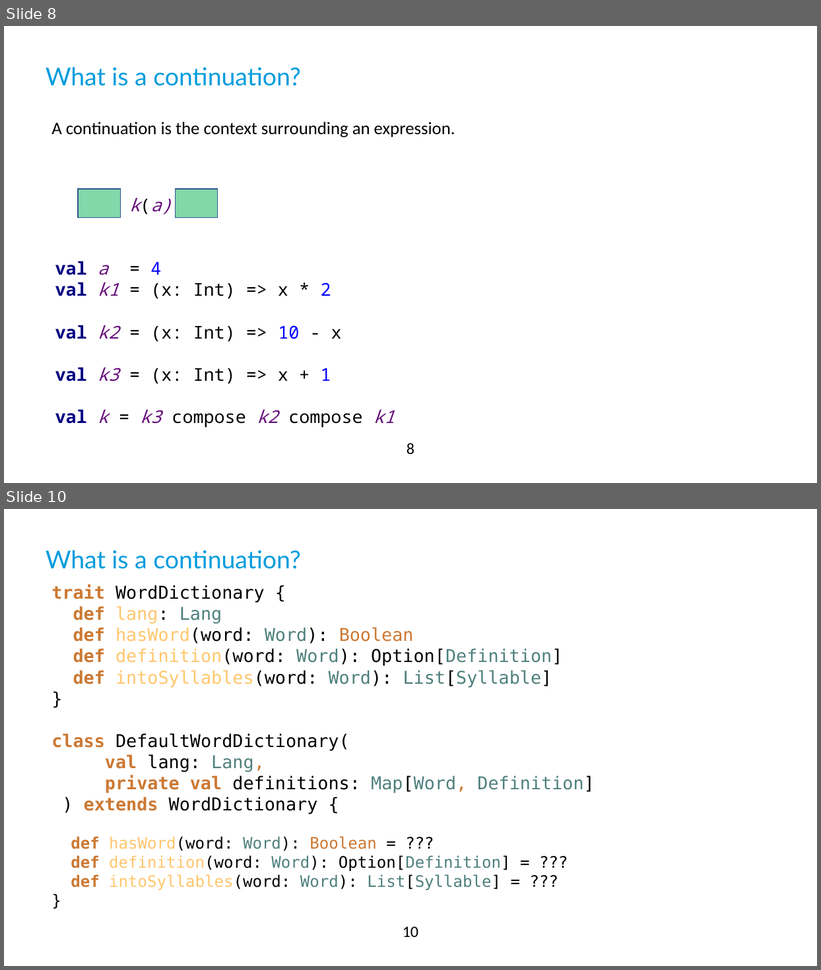
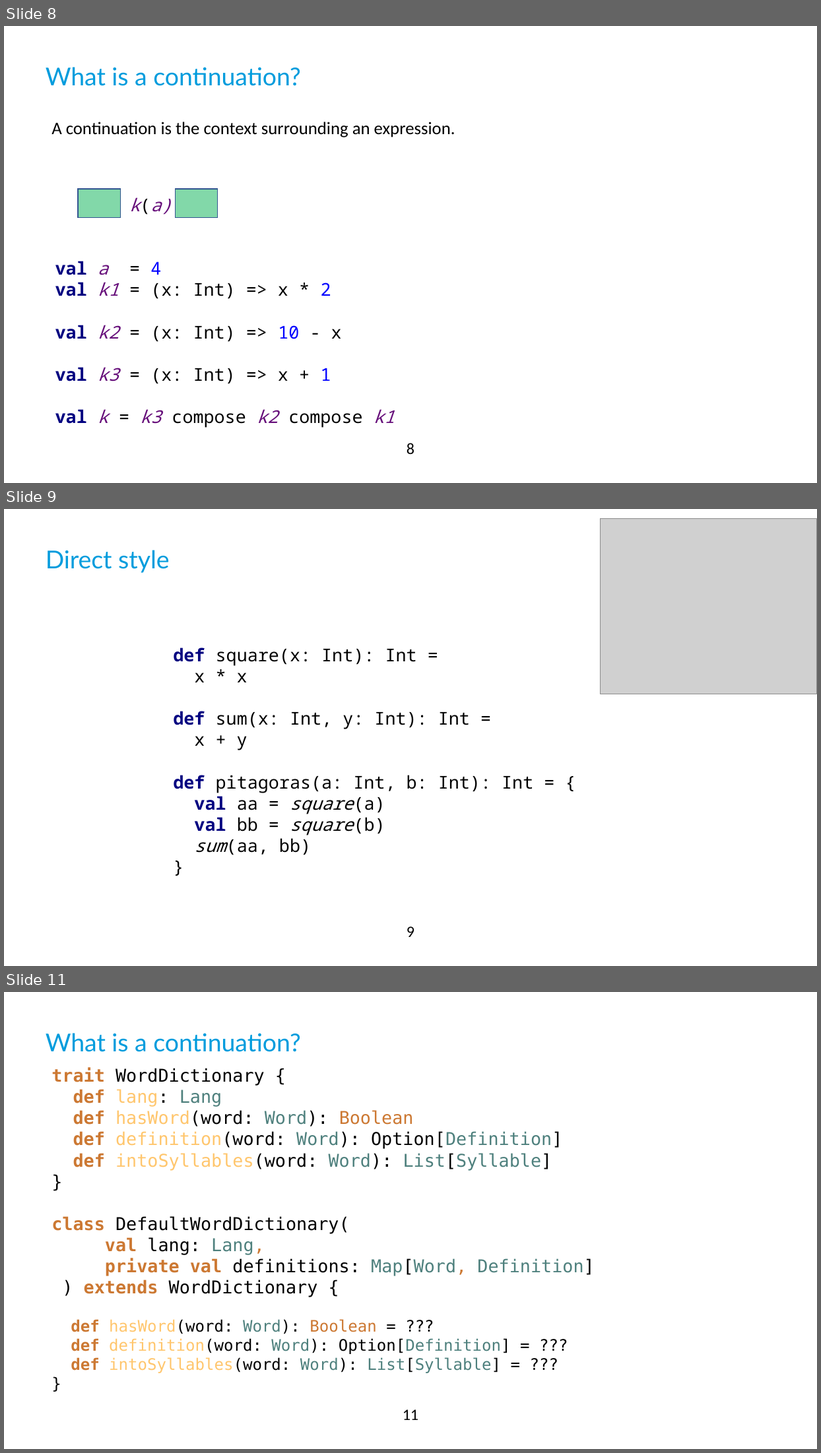
Before and after one commit to qqupp/continuations-playground, a slide deck: docs/diy-continuations.pptx. Shown one above the other, each under a label of ours: slides 8 and 10 before the commit, slides 8, 9 and 11 after it; the slides between them are not shown. The pictures are 821x970 and 821x1453 pixels, drawn with LibreOffice and Linux fonts; fonts in the diff are those of the drawing; grey boxes stand for pictures; background and template pictures are left out. Boxes give left, top, right and bottom in pixels: in the first picture for what was removed or moved away, otherwise in the second. Text is boxed around its words. In the diff, an @@ line names an element or a change of style, - is before the commit and + after.

Commit message:
adding direct and cp style

```diff
--- a/docs/diy-continuations.pptx
+++ b/docs/diy-continuations.pptx
@@ slide 9 added at <box>4,509,817,966</box>, background #FFFFFF; not listed: 1 template element that a slide beside it also shows @@
@@ picture added at <box>600,518,817,694</box> @@
@@ title added at <box>46,550,169,573</box>, 28 pt, text #009CDD @@
+Direct style
@@ text added at <box>173,648,533,855</box>, 20 pt, text #000000 @@
+def square(x: Int): Int =
+x * x
+def sum(x: Int, y: Int): Int =
+x + y
+def pitagoras(a: Int, b: Int): Int = {
+val aa = square(a)
+val bb = square(b)
+sum(aa, bb)
+}
@@ what was slide 10 is now slide 11 @@
@@ page number at <box>403,1410,418,1420</box>: text changed @@
-10
+11
```
Also in this commit, not shown: 1 other slide added, 1 slide removed, 2 other files.
